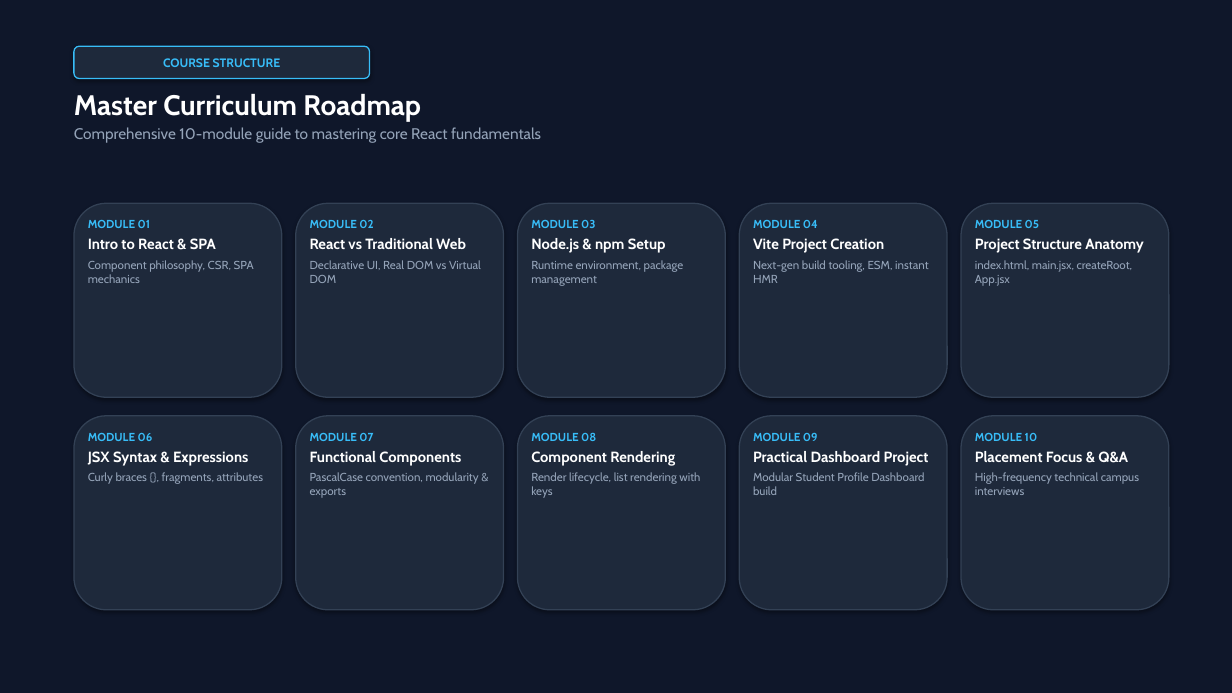
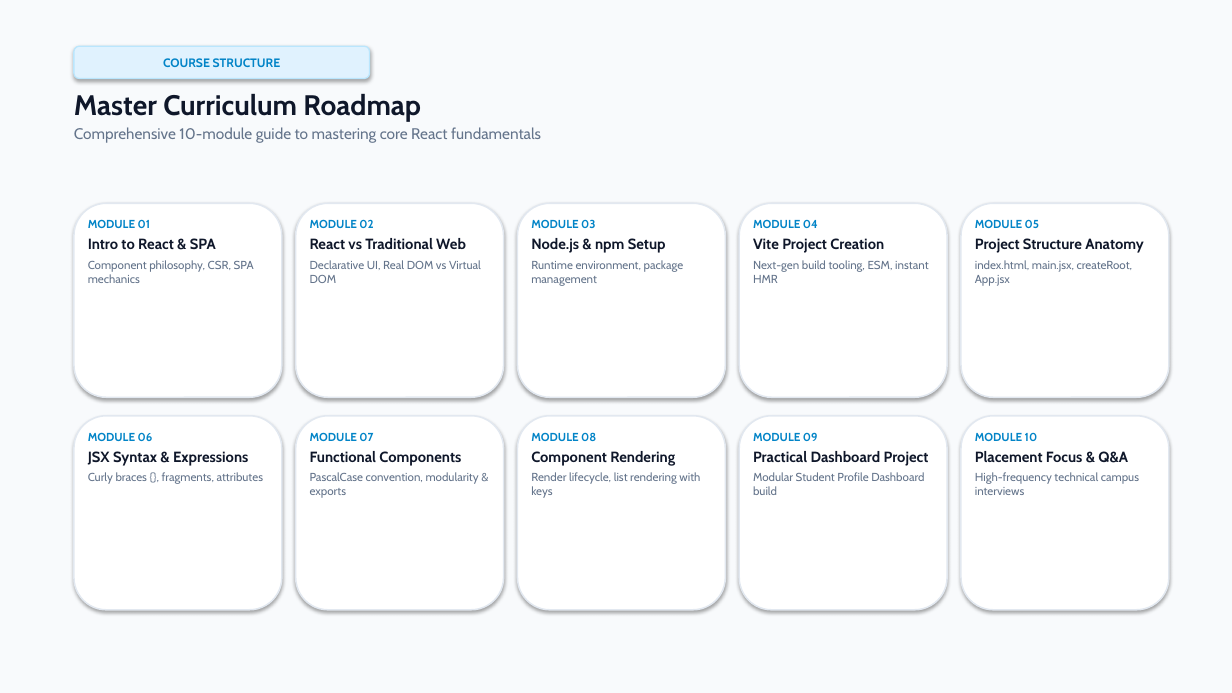
Before and after one commit to annamalai2912/mernStack, a slide deck: slide 2 of React_and_JSX_Masterclass.pptx. Drawn at 1232x693 pixels with LibreOffice and Linux fonts; fonts in the diff are those of the drawing. Boxes give left, top, right and bottom in pixels: in the first picture for what was removed or moved away, otherwise in the second. Text is boxed around its words. In the diff, an @@ line names an element or a change of style, - is before the commit and + after.

Commit message:
style: switch PowerPoint presentation to clean light color palette

```diff
--- a/React_and_JSX_Masterclass.pptx
+++ b/React_and_JSX_Masterclass.pptx
@@ rectangle at (x1=0, y1=0, x2=1232, y2=693): fill #0F172A to #F8FAFC @@
@@ rounded rectangle "COURSE STRUCTURE" at (x1=74, y1=46, x2=370, y2=79): text colour #38BDF8 to #0284C7; fill #1E293B to #E0F2FE; outline #38BDF8 1 pt to #BAE6FD 1 pt @@
@@ text "Master Curriculum Roadmap" at (x1=74, y1=94, x2=541, y2=143): text colour #FFFFFF to #0F172A in "Master Curriculum Roadmap"; text colour #94A3B8 to #64748B in "Comprehensive 10-module guide to mastering core React ..." @@
@@ text "MODULE 01" at (x1=88, y1=219, x2=254, y2=283): text colour #38BDF8 to #0284C7 in "MODULE 01"; text colour #FFFFFF to #0F172A in "Intro to React & SPA"; text colour #94A3B8 to #64748B in "Component philosophy, CSR, SPA mechanics" @@
@@ text "MODULE 02" at (x1=310, y1=219, x2=481, y2=283): text colour #38BDF8 to #0284C7 in "MODULE 02"; text colour #FFFFFF to #0F172A in "React vs Traditional Web"; text colour #94A3B8 to #64748B in "Declarative UI, Real DOM vs Virtual DOM" @@
@@ text "MODULE 03" at (x1=531, y1=219, x2=684, y2=286): text colour #38BDF8 to #0284C7 in "MODULE 03"; text colour #FFFFFF to #0F172A in "Node.js & npm Setup"; text colour #94A3B8 to #64748B in "Runtime environment, package management" @@
@@ text "MODULE 04" at (x1=753, y1=219, x2=928, y2=283): text colour #38BDF8 to #0284C7 in "MODULE 04"; text colour #FFFFFF to #0F172A in "Vite Project Creation"; text colour #94A3B8 to #64748B in "Next-gen build tooling, ESM, instant HMR" @@
@@ text "MODULE 05" at (x1=975, y1=219, x2=1144, y2=286): text colour #38BDF8 to #0284C7 in "MODULE 05"; text colour #FFFFFF to #0F172A in "Project Structure Anatomy"; text colour #94A3B8 to #64748B in "index.html, main.jsx, createRoot, App.jsx" @@
@@ fill #1E293B to #FFFFFF; outline #334155 1 pt to #E2E8F0 1.2 pt in 10 elements at (x1=74, y1=203, x2=282, y2=397), (x1=296, y1=203, x2=504, y2=397), (x1=518, y1=203, x2=726, y2=397), (x1=739, y1=203, x2=947, y2=397), (x1=961, y1=203, x2=1169, y2=397), (x1=74, y1=416, x2=282, y2=610), (x1=296, y1=416, x2=504, y2=610), (x1=518, y1=416, x2=726, y2=610), (x1=739, y1=416, x2=947, y2=610), (x1=961, y1=416, x2=1169, y2=610) @@
@@ text "MODULE 06" at (x1=88, y1=432, x2=263, y2=484): text colour #38BDF8 to #0284C7 in "MODULE 06"; text colour #FFFFFF to #0F172A in "JSX Syntax & Expressions"; text colour #94A3B8 to #64748B in "Curly braces {}, fragments, attributes" @@
@@ text "MODULE 07" at (x1=310, y1=432, x2=479, y2=498): text colour #38BDF8 to #0284C7 in "MODULE 07"; text colour #FFFFFF to #0F172A in "Functional Components"; text colour #94A3B8 to #64748B in "PascalCase convention, modularity & exports" @@
@@ text "MODULE 08" at (x1=531, y1=432, x2=700, y2=498): text colour #38BDF8 to #0284C7 in "MODULE 08"; text colour #FFFFFF to #0F172A in "Component Rendering"; text colour #94A3B8 to #64748B in "Render lifecycle, list rendering with keys" @@
@@ text "MODULE 09" at (x1=753, y1=432, x2=929, y2=495): text colour #38BDF8 to #0284C7 in "MODULE 09"; text colour #FFFFFF to #0F172A in "Practical Dashboard Project"; text colour #94A3B8 to #64748B in "Modular Student Profile Dashboard build" @@
@@ text "MODULE 10" at (x1=975, y1=432, x2=1139, y2=495): text colour #38BDF8 to #0284C7 in "MODULE 10"; text colour #FFFFFF to #0F172A in "Placement Focus & Q&A"; text colour #94A3B8 to #64748B in "High-frequency technical campus interviews" @@
```
Also in this commit, not shown: 16 other slides changed, 1 other file.
